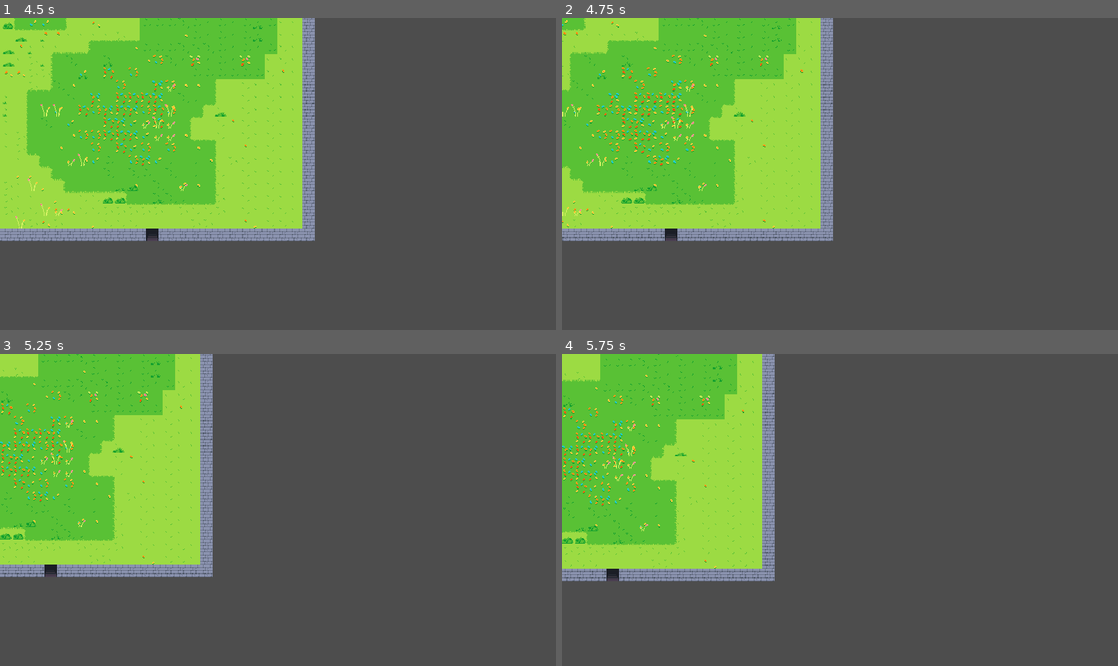
Above: before the commit, frames 1-4 (two rows, left to right).
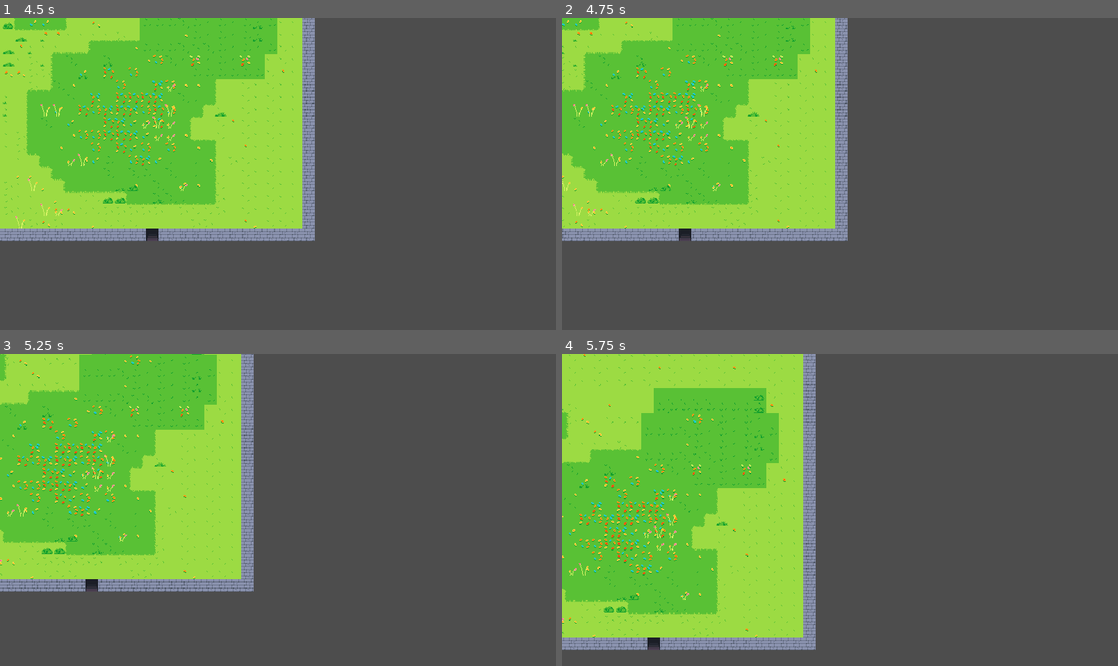
Above: after the commit, the same moments.

Repository: JohnHuber99/Black-Tower
Game: Godot game, scene res://Scenes/main.tscn
Same seed, same stepped clock (60 frames per second), same inputs: the game is played once before the commit and once after it.
Inputs (mouse positions are in pixels of both pictures, inside the frame that each line leads up to):
- Up to frame 1 (4.5 s): move the mouse to (250, 236) at 0.52 s; hold W (up) 0.53-2.03 s; click (250, 236) at 0.6 s; move the mouse to (444, 220) at 1.27 s; click (444, 220) at 1.35 s; move the mouse to (111, 127) at 2.02 s; hold K (down_camera) 2.03-2.78 s; hold A (left) 2.03-3.53 s; click (111, 127) at 2.3 s; move the mouse to (305, 174) at 2.77 s; tap J (left_camera) at 2.85 s; click (305, 174) at 3.05 s; move the mouse to (194, 96) at 3.52 s; hold S (down) 3.53-4.28 s; hold L (right_camera) 3.53-4.28 s; click (194, 96) at 3.8 s; move the mouse to (400, 158) at 4.27 s; hold D (right) from 4.28 s (still down); tap Mouse wheel down (scroll_down) at 4.35 s
- Up to frame 2 (4.75 s): keep holding D (right); click (962, 158) at 4.55 s
- Up to frame 3 (5.25 s): move the mouse to (166, 525) at 5.02 s; release D (right) at 5.03 s; hold W (up) from 5.03 s (still down); tap Mouse wheel up (scroll_up) at 5.1 s
- Up to frame 4 (5.75 s): keep holding W (up); click (728, 525) at 5.3 s

Frame 1 is identical in both runs. In frame 2, 9.1% of the frame differs, in the area x 0-52%, y 0-72%; in frame 3, 19%; in frame 4, 33%, in the area x 0-46%, y 0-95%.

Commit message:
Slime attack and death stuff

Diff:
--- a/Scenes/Enemy_Scenes/enemy.tscn
+++ b/Scenes/Enemy_Scenes/enemy.tscn
@@ -10,217 +10,162 @@
 [sub_resource type="CircleShape2D" id="CircleShape2D_0830c"]
 radius = 11.0
 
-[sub_resource type="AtlasTexture" id="AtlasTexture_hgeoe"]
-atlas = ExtResource("2_duelt")
+[sub_resource type="AtlasTexture" id="AtlasTexture_imgxb"]
+atlas = ExtResource("2_duelt")
+region = Rect2(96, 32, 32, 32)
+
+[sub_resource type="AtlasTexture" id="AtlasTexture_pyrvc"]
+atlas = ExtResource("2_duelt")
+region = Rect2(0, 64, 32, 32)
+
+[sub_resource type="AtlasTexture" id="AtlasTexture_pja2t"]
+atlas = ExtResource("2_duelt")
+region = Rect2(32, 64, 32, 32)
+
+[sub_resource type="AtlasTexture" id="AtlasTexture_jx5vc"]
+atlas = ExtResource("2_duelt")
+region = Rect2(64, 64, 32, 32)
+
+[sub_resource type="AtlasTexture" id="AtlasTexture_dhkrs"]
+atlas = ExtResource("3_i3q4c")
 region = Rect2(0, 0, 32, 32)
 
-[sub_resource type="AtlasTexture" id="AtlasTexture_tk7xo"]
-atlas = ExtResource("2_duelt")
+[sub_resource type="AtlasTexture" id="AtlasTexture_5xdhn"]
+atlas = ExtResource("3_i3q4c")
 region = Rect2(32, 0, 32, 32)
 
-[sub_resource type="AtlasTexture" id="AtlasTexture_scl1n"]
-atlas = ExtResource("2_duelt")
+[sub_resource type="AtlasTexture" id="AtlasTexture_4jyny"]
+atlas = ExtResource("3_i3q4c")
 region = Rect2(64, 0, 32, 32)
 
-[sub_resource type="AtlasTexture" id="AtlasTexture_bwheg"]
-atlas = ExtResource("2_duelt")
+[sub_resource type="AtlasTexture" id="AtlasTexture_vh8xy"]
+atlas = ExtResource("3_i3q4c")
 region = Rect2(96, 0, 32, 32)
 
-[sub_resource type="AtlasTexture" id="AtlasTexture_iol0x"]
-atlas = ExtResource("2_duelt")
+[sub_resource type="AtlasTexture" id="AtlasTexture_qjcj6"]
+atlas = ExtResource("3_i3q4c")
 region = Rect2(0, 32, 32, 32)
 
-[sub_resource type="AtlasTexture" id="AtlasTexture_ofqcr"]
-atlas = ExtResource("2_duelt")
+[sub_resource type="AtlasTexture" id="AtlasTexture_4ycey"]
+atlas = ExtResource("3_i3q4c")
 region = Rect2(32, 32, 32, 32)
 
-[sub_resource type="AtlasTexture" id="AtlasTexture_nus6a"]
-atlas = ExtResource("2_duelt")
+[sub_resource type="AtlasTexture" id="AtlasTexture_8cim4"]
+atlas = ExtResource("3_i3q4c")
 region = Rect2(64, 32, 32, 32)
 
-[sub_resource type="AtlasTexture" id="AtlasTexture_imgxb"]
-atlas = ExtResource("2_duelt")
+[sub_resource type="AtlasTexture" id="AtlasTexture_7x82w"]
+atlas = ExtResource("3_i3q4c")
 region = Rect2(96, 32, 32, 32)
 
-[sub_resource type="AtlasTexture" id="AtlasTexture_pyrvc"]
-atlas = ExtResource("2_duelt")
+[sub_resource type="AtlasTexture" id="AtlasTexture_iatxd"]
+atlas = ExtResource("3_i3q4c")
 region = Rect2(0, 64, 32, 32)
 
-[sub_resource type="AtlasTexture" id="AtlasTexture_pja2t"]
-atlas = ExtResource("2_duelt")
+[sub_resource type="AtlasTexture" id="AtlasTexture_qqxsh"]
+atlas = ExtResource("3_i3q4c")
 region = Rect2(32, 64, 32, 32)
 
-[sub_resource type="AtlasTexture" id="AtlasTexture_jx5vc"]
-atlas = ExtResource("2_duelt")
+[sub_resource type="AtlasTexture" id="AtlasTexture_0whn2"]
+atlas = ExtResource("3_i3q4c")
 region = Rect2(64, 64, 32, 32)
 
-[sub_resource type="AtlasTexture" id="AtlasTexture_dhkrs"]
-atlas = ExtResource("3_i3q4c")
+[sub_resource type="AtlasTexture" id="AtlasTexture_bx1xr"]
+atlas = ExtResource("3_i3q4c")
+region = Rect2(96, 64, 32, 32)
+
+[sub_resource type="AtlasTexture" id="AtlasTexture_n85mp"]
+atlas = ExtResource("3_i3q4c")
+region = Rect2(0, 96, 32, 32)
+
+[sub_resource type="AtlasTexture" id="AtlasTexture_nxecp"]
+atlas = ExtResource("3_i3q4c")
+region = Rect2(32, 96, 32, 32)
+
+[sub_resource type="AtlasTexture" id="AtlasTexture_6jaer"]
+atlas = ExtResource("3_i3q4c")
+region = Rect2(64, 96, 32, 32)
+
+[sub_resource type="AtlasTexture" id="AtlasTexture_afpow"]
+atlas = ExtResource("4_cbnif")
 region = Rect2(0, 0, 32, 32)
 
-[sub_resource type="AtlasTexture" id="AtlasTexture_5xdhn"]
-atlas = ExtResource("3_i3q4c")
+[sub_resource type="AtlasTexture" id="AtlasTexture_287tu"]
+atlas = ExtResource("4_cbnif")
 region = Rect2(32, 0, 32, 32)
 
-[sub_resource type="AtlasTexture" id="AtlasTexture_4jyny"]
-atlas = ExtResource("3_i3q4c")
+[sub_resource type="AtlasTexture" id="AtlasTexture_0830c"]
+atlas = ExtResource("4_cbnif")
 region = Rect2(64, 0, 32, 32)
 
-[sub_resource type="AtlasTexture" id="AtlasTexture_vh8xy"]
-atlas = ExtResource("3_i3q4c")
+[sub_resource type="AtlasTexture" id="AtlasTexture_ghaa6"]
+atlas = ExtResource("4_cbnif")
 region = Rect2(96, 0, 32, 32)
 
-[sub_resource type="AtlasTexture" id="AtlasTexture_qjcj6"]
-atlas = ExtResource("3_i3q4c")
+[sub_resource type="AtlasTexture" id="AtlasTexture_1dp5w"]
+atlas = ExtResource("4_cbnif")
+region = Rect2(128, 0, 32, 32)
+
+[sub_resource type="AtlasTexture" id="AtlasTexture_ve8xs"]
+atlas = ExtResource("5_dmowf")
+region = Rect2(0, 0, 32, 32)
+
+[sub_resource type="AtlasTexture" id="AtlasTexture_q0iv8"]
+atlas = ExtResource("5_dmowf")
+region = Rect2(32, 0, 32, 32)
+
+[sub_resource type="AtlasTexture" id="AtlasTexture_c1gwg"]
+atlas = ExtResource("5_dmowf")
+region = Rect2(64, 0, 32, 32)
+
+[sub_resource type="AtlasTexture" id="AtlasTexture_3mxp7"]
+atlas = ExtResource("5_dmowf")
+region = Rect2(96, 0, 32, 32)
+
+[sub_resource type="AtlasTexture" id="AtlasTexture_5a56t"]
+atlas = ExtResource("5_dmowf")
 region = Rect2(0, 32, 32, 32)
 
-[sub_resource type="AtlasTexture" id="AtlasTexture_4ycey"]
-atlas = ExtResource("3_i3q4c")
+[sub_resource type="AtlasTexture" id="AtlasTexture_a6sir"]
+atlas = ExtResource("5_dmowf")
 region = Rect2(32, 32, 32, 32)
 
-[sub_resource type="AtlasTexture" id="AtlasTexture_8cim4"]
-atlas = ExtResource("3_i3q4c")
+[sub_resource type="AtlasTexture" id="AtlasTexture_8ej4m"]
+atlas = ExtResource("5_dmowf")
 region = Rect2(64, 32, 32, 32)
 
-[sub_resource type="AtlasTexture" id="AtlasTexture_7x82w"]
-atlas = ExtResource("3_i3q4c")
-region = Rect2(96, 32, 32, 32)
-
-[sub_resource type="AtlasTexture" id="AtlasTexture_iatxd"]
-atlas = ExtResource("3_i3q4c")
-region = Rect2(0, 64, 32, 32)
-
-[sub_resource type="AtlasTexture" id="AtlasTexture_qqxsh"]
-atlas = ExtResource("3_i3q4c")
-region = Rect2(32, 64, 32, 32)
-
-[sub_resource type="AtlasTexture" id="AtlasTexture_0whn2"]
-atlas = ExtResource("3_i3q4c")
-region = Rect2(64, 64, 32, 32)
-
-[sub_resource type="AtlasTexture" id="AtlasTexture_bx1xr"]
-atlas = ExtResource("3_i3q4c")
-region = Rect2(96, 64, 32, 32)
-
-[sub_resource type="AtlasTexture" id="AtlasTexture_n85mp"]
-atlas = ExtResource("3_i3q4c")
-region = Rect2(0, 96, 32, 32)
-
-[sub_resource type="AtlasTexture" id="AtlasTexture_nxecp"]
-atlas = ExtResource("3_i3q4c")
-region = Rect2(32, 96, 32, 32)
-
-[sub_resource type="AtlasTexture" id="AtlasTexture_6jaer"]
-atlas = ExtResource("3_i3q4c")
-region = Rect2(64, 96, 32, 32)
-
-[sub_resource type="AtlasTexture" id="AtlasTexture_afpow"]
-atlas = ExtResource("4_cbnif")
+[sub_resource type="AtlasTexture" id="AtlasTexture_kh2jb"]
+atlas = ExtResource("2_duelt")
 region = Rect2(0, 0, 32, 32)
 
-[sub_resource type="AtlasTexture" id="AtlasTexture_287tu"]
-atlas = ExtResource("4_cbnif")
+[sub_resource type="AtlasTexture" id="AtlasTexture_uwbk7"]
+atlas = ExtResource("2_duelt")
 region = Rect2(32, 0, 32, 32)
 
-[sub_resource type="AtlasTexture" id="AtlasTexture_0830c"]
-atlas = ExtResource("4_cbnif")
+[sub_resource type="AtlasTexture" id="AtlasTexture_yc4qm"]
+atlas = ExtResource("2_duelt")
 region = Rect2(64, 0, 32, 32)
 
-[sub_resource type="AtlasTexture" id="AtlasTexture_ghaa6"]
-atlas = ExtResource("4_cbnif")
+[sub_resource type="AtlasTexture" id="AtlasTexture_0dmdj"]
+atlas = ExtResource("2_duelt")
 region = Rect2(96, 0, 32, 32)
 
-[sub_resource type="AtlasTexture" id="AtlasTexture_1dp5w"]
-atlas = ExtResource("4_cbnif")
-region = Rect2(128, 0, 32, 32)
-
-[sub_resource type="AtlasTexture" id="AtlasTexture_ve8xs"]
-atlas = ExtResource("5_dmowf")
-region = Rect2(0, 0, 32, 32)
-
-[sub_resource type="AtlasTexture" id="AtlasTexture_q0iv8"]
-atlas = ExtResource("5_dmowf")
-region = Rect2(32, 0, 32, 32)
-
-[sub_resource type="AtlasTexture" id="AtlasTexture_c1gwg"]
-atlas = ExtResource("5_dmowf")
-region = Rect2(64, 0, 32, 32)
-
-[sub_resource type="AtlasTexture" id="AtlasTexture_3mxp7"]
-atlas = ExtResource("5_dmowf")
-region = Rect2(96, 0, 32, 32)
-
-[sub_resource type="AtlasTexture" id="AtlasTexture_5a56t"]
-atlas = ExtResource("5_dmowf")
+[sub_resource type="AtlasTexture" id="AtlasTexture_h0q58"]
+atlas = ExtResource("2_duelt")
 region = Rect2(0, 32, 32, 32)
 
-[sub_resource type="AtlasTexture" id="AtlasTexture_a6sir"]
-atlas = ExtResource("5_dmowf")
+[sub_resource type="AtlasTexture" id="AtlasTexture_ckfnu"]
+atlas = ExtResource("2_duelt")
 region = Rect2(32, 32, 32, 32)
 
-[sub_resource type="AtlasTexture" id="AtlasTexture_8ej4m"]
-atlas = ExtResource("5_dmowf")
+[sub_resource type="AtlasTexture" id="AtlasTexture_sqrsg"]
+atlas = ExtResource("2_duelt")
 region = Rect2(64, 32, 32, 32)
-
-[sub_resource type="CompressedTexture2D" id="CompressedTexture2D_7qc28"]
-
-[sub_resource type="AtlasTexture" id="AtlasTexture_auwsv"]
-atlas = SubResource("CompressedTexture2D_7qc28")
-region = Rect2(0, 0, 32, 32)
-
-[sub_resource type="AtlasTexture" id="AtlasTexture_8uf12"]
-atlas = SubResource("CompressedTexture2D_7qc28")
-region = Rect2(32, 0, 32, 32)
-
-[sub_resource type="AtlasTexture" id="AtlasTexture_po0sg"]
-atlas = SubResource("CompressedTexture2D_7qc28")
-region = Rect2(64, 0, 32, 32)
-
-[sub_resource type="AtlasTexture" id="AtlasTexture_haro7"]
-atlas = SubResource("CompressedTexture2D_7qc28")
-region = Rect2(96, 0, 32, 32)
-
-[sub_resource type="AtlasTexture" id="AtlasTexture_56vhr"]
-atlas = SubResource("CompressedTexture2D_7qc28")
-region = Rect2(0, 32, 32, 32)
-
-[sub_resource type="AtlasTexture" id="AtlasTexture_ta2yt"]
-atlas = SubResource("CompressedTexture2D_7qc28")
-region = Rect2(32, 32, 32, 32)
-
-[sub_resource type="AtlasTexture" id="AtlasTexture_m4x7e"]
-atlas = SubResource("CompressedTexture2D_7qc28")
-region = Rect2(64, 32, 32, 32)
-
-[sub_resource type="AtlasTexture" id="AtlasTexture_vt4ob"]
-atlas = SubResource("CompressedTexture2D_7qc28")
-region = Rect2(96, 32, 32, 32)
 
 [sub_resource type="SpriteFrames" id="SpriteFrames_7duco"]
 animations = [{
 "frames": [{
 "duration": 1.0,
-"texture": SubResource("AtlasTexture_hgeoe")
-}, {
-"duration": 1.0,
-"texture": SubResource("AtlasTexture_tk7xo")
-}, {
-"duration": 1.0,
-"texture": SubResource("AtlasTexture_scl1n")
-}, {
-"duration": 1.0,
-"texture": SubResource("AtlasTexture_bwheg")
-}, {
-"duration": 1.0,
-"texture": SubResource("AtlasTexture_iol0x")
-}, {
-"duration": 1.0,
-"texture": SubResource("AtlasTexture_ofqcr")
-}, {
-"duration": 1.0,
-"texture": SubResource("AtlasTexture_nus6a")
-}, {
-"duration": 1.0,
 "texture": SubResource("AtlasTexture_imgxb")
 }, {
 "duration": 1.0,
@@ -334,33 +279,34 @@
 }, {
 "frames": [{
 "duration": 1.0,
-"texture": SubResource("AtlasTexture_auwsv")
-}, {
-"duration": 1.0,
-"texture": SubResource("AtlasTexture_8uf12")
-}, {
-"duration": 1.0,
-"texture": SubResource("AtlasTexture_po0sg")
-}, {
-"duration": 1.0,
-"texture": SubResource("AtlasTexture_haro7")
-}, {
-"duration": 1.0,
-"texture": SubResource("AtlasTexture_56vhr")
-}, {
-"duration": 1.0,
-"texture": SubResource("AtlasTexture_ta2yt")
-}, {
-"duration": 1.0,
-"texture": SubResource("AtlasTexture_m4x7e")
-}, {
-"duration": 1.0,
-"texture": SubResource("AtlasTexture_vt4ob")
-}],
-"loop": true,
+"texture": SubResource("AtlasTexture_kh2jb")
+}, {
+"duration": 1.0,
+"texture": SubResource("AtlasTexture_uwbk7")
+}, {
+"duration": 1.0,
+"texture": SubResource("AtlasTexture_yc4qm")
+}, {
+"duration": 1.0,
+"texture": SubResource("AtlasTexture_0dmdj")
+}, {
+"duration": 1.0,
+"texture": SubResource("AtlasTexture_h0q58")
+}, {
+"duration": 1.0,
+"texture": SubResource("AtlasTexture_ckfnu")
+}, {
+"duration": 1.0,
+"texture": SubResource("AtlasTexture_sqrsg")
+}],
+"loop": false,
 "name": &"pause",
-"speed": 5.0
+"speed": 8.0
 }]
+
+[sub_resource type="Curve" id="Curve_01rfr"]
+_data = [Vector2(0.476, 1), 0.0, 0.0, 0, 0, Vector2(1, 0), 0.0, 0.0, 0, 0]
+point_count = 2
 
 [node name="Enemy" type="CharacterBody2D" groups=["Enemies"]]
 z_index = 4
@@ -372,12 +318,24 @@
 [node name="AnimatedSprite2D" type="AnimatedSprite2D" parent="."]
 position = Vector2(1, 0)
 sprite_frames = SubResource("SpriteFrames_7duco")
-animation = &"attack"
+animation = &"pause"
 autoplay = "default"
-frame = 10
-frame_progress = 1.0
 
 [node name="Health Component" parent="." instance=ExtResource("6_mrtqe")]
+
+[node name="CPUParticles2D" type="CPUParticles2D" parent="."]
+emitting = false
+amount = 50
+lifetime = 0.5
+one_shot = true
+explosiveness = 1.0
+spread = 180.0
+gravity = Vector2(0, 0)
+initial_velocity_min = 100.0
+initial_velocity_max = 150.0
+scale_amount_min = 2.0
+scale_amount_max = 4.0
+scale_amount_curve = SubResource("Curve_01rfr")
 
 [connection signal="destroyed" from="Health Component" to="." method="_on_health_component_destroyed"]
 [connection signal="health_change" from="Health Component" to="." method="_on_health_component_health_change"]
--- a/Scripts/Enemy_Scripts/enemy.gd
+++ b/Scripts/Enemy_Scripts/enemy.gd
@@ -2,9 +2,9 @@
 
 class_name Enemy
 
-@export var speed = 100
+@export var speed = 150
 @export var dash_speed = 5
-@export var attack_proximity = 75
+@export var attack_proximity = 100
 @export var damage = 20
 @export var knockback = 400
 @export var wait_time: float = 0.5  # Time (in seconds) to wait after collision
@@ -18,6 +18,7 @@
 
 @onready var sprite = $AnimatedSprite2D
 @onready var health = $"Health Component"
+@onready var death_explosion = $CPUParticles2D
 var player
 
 func _ready() -> void:
@@ -97,16 +98,16 @@
 	sprite.flip_h = x_distance > 0
 
 	# Attack if close enough to player
-	if (global_position.distance_to(player.global_position) < attack_proximity and sprite.animation == "default"):
+	if (global_position.distance_to(player.global_position) < attack_proximity and !is_dashing):
+		is_dashing = true
 		sprite.play("pause")
-		await pause_slime()
-		is_dashing = true
+		await sprite.animation_finished
 		sprite.play("attack")
 		await sprite.animation_finished
+		await pause_slime()
 		is_dashing = false
-		await pause_slime()
 	else:
-		if sprite.animation != "attack":
+		if !sprite.is_playing():
 			sprite.play("default")
 
 func _on_health_component_health_change(character_newHealth: Variant) -> void:
@@ -117,6 +118,7 @@
 
 func _on_health_component_destroyed() -> void:
 	sprite.play("death")
+	death_explosion.emitting = true;
 	await sprite.animation_finished
 	queue_free()
 
Not shown: 1 places in Scenes/Enemy_Scenes/enemy.tscn that only renumber resources
Not shown: 1 places in Scenes/main.tscn that only renumber resources
